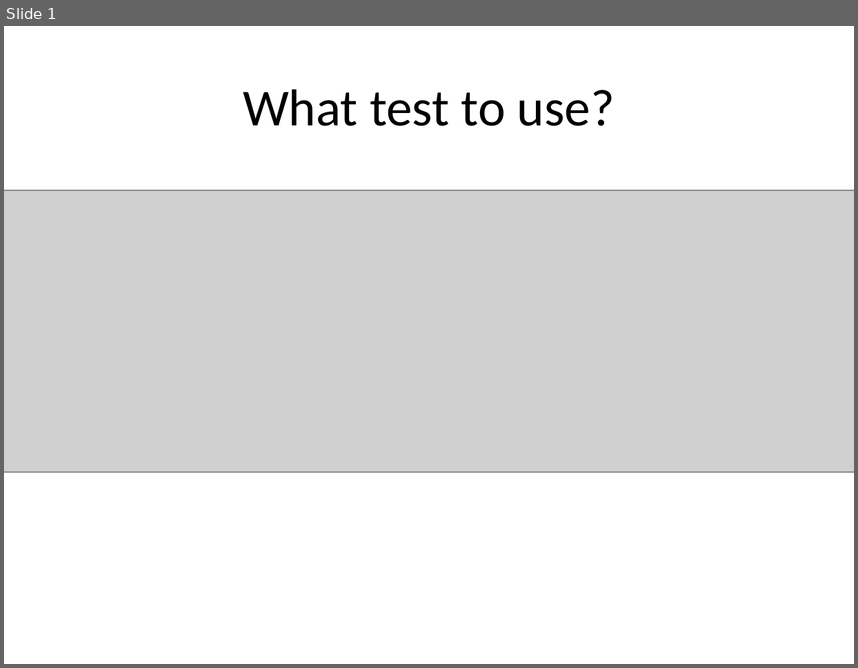
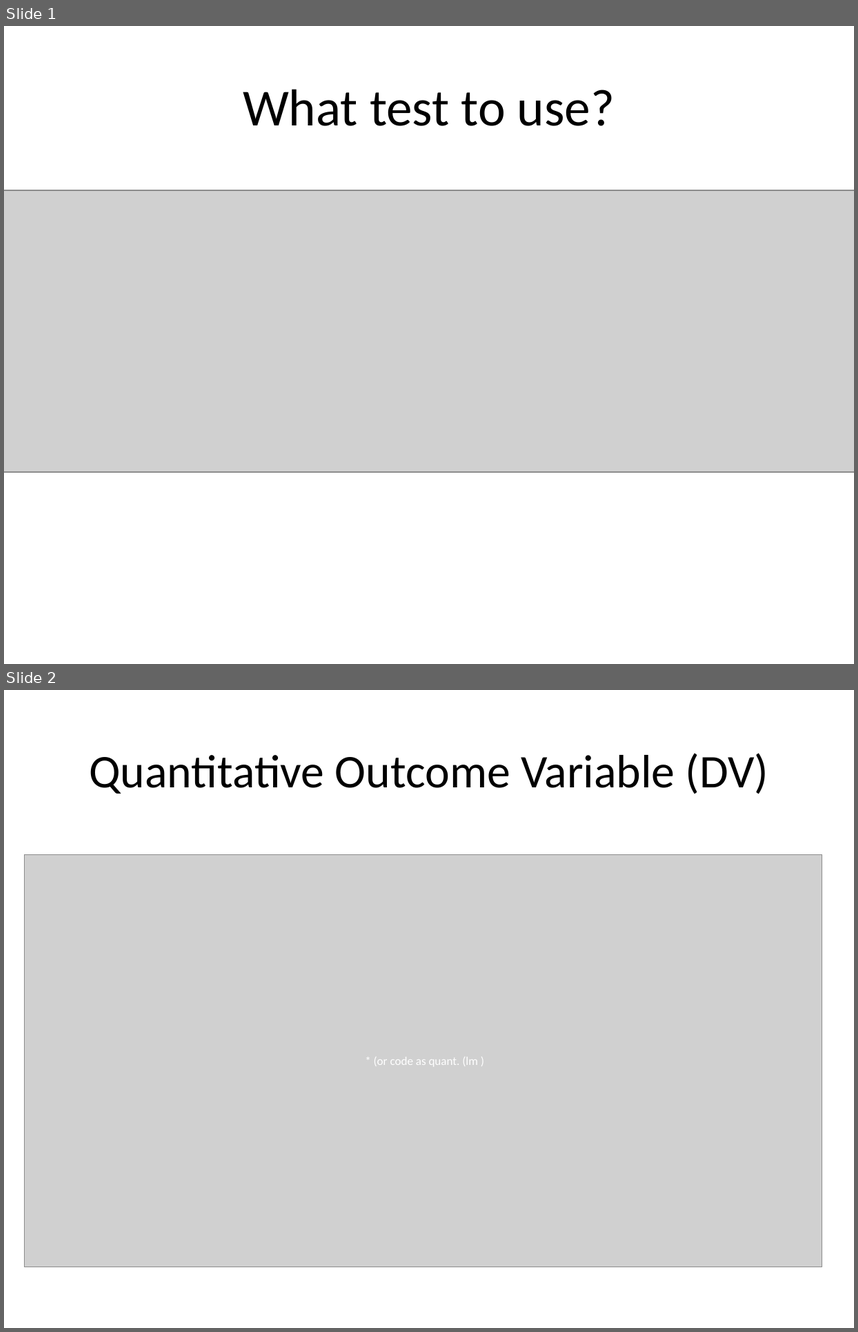
Before and after one commit to mwaskom/Psych252, a slide deck: Week3/ppt_section3.pptx. Shown one above the other, each under a label of ours: slide 1 before the commit, slides 1 and 2 after it. The pictures are 858x668 and 858x1332 pixels, drawn with LibreOffice and Linux fonts; fonts in the diff are those of the drawing; grey boxes stand for pictures. Boxes give left, top, right and bottom in pixels: in the first picture for what was removed or moved away, otherwise in the second. Text is boxed around its words. In the diff, an @@ line names an element or a change of style, - is before the commit and + after.

```diff
--- a/Week3/ppt_section3.pptx
+++ b/Week3/ppt_section3.pptx
@@ slide 2 added at [4,690,854,1328], background #FFFFFF @@
@@ title added at [89,753,769,794], 39.6 pt, text #000000 @@
+Quantitative Outcome Variable (DV)
@@ picture added at [25,855,822,1266] @@
@@ text added at [374,1056,478,1066], 10 pt, text #FFFFFF @@
+* (or code as quant. (lm )
```
Also in this commit, not shown: 1 other slide added.
